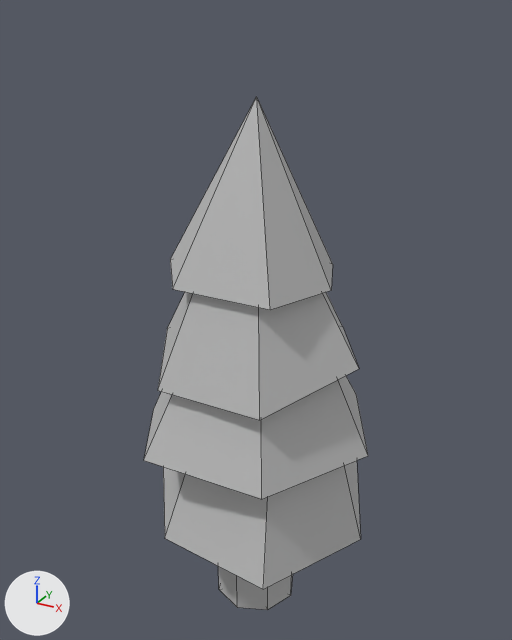
A saved change to the FBX model Assets/Environnement/Prop_Sapin_003.fbx.
The view is the same before and after, from a camera (50 mm lens) standing at (2.18, -3.97, 4.29) and looking at (-0.04, 0.07, 2.27). The axes (+X, +Y, +Z) are drawn at lower left. The lights are the same throughout. Mesh edges are drawn as thin lines.
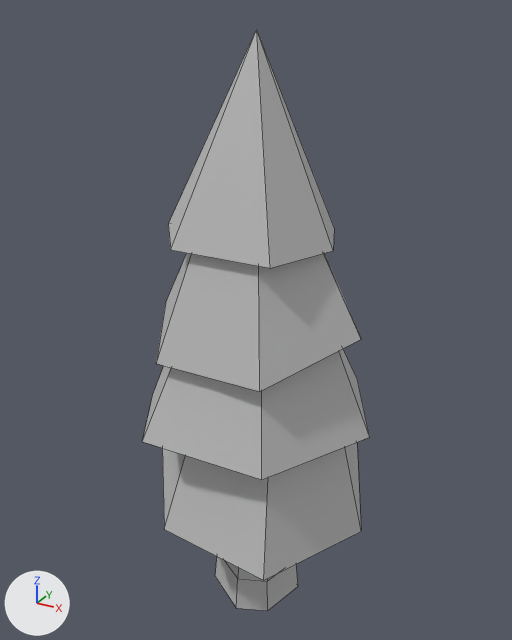
ob_tree03 is not drawn itself; it is the parent of ob_pcone3, ob_pcone4, ob_pcone2, ob_pcylinder9, ob_pcone1.

Changed parts and their boxes [x1, y1, x2, y2] in the pictures (512 x 640 px):
'pCone1', rescaled (12% taller)
    before: [170, 96, 333, 310]
    after: [168, 29, 334, 268]
'pCone2', rescaled (9% taller)
    before: [158, 292, 359, 420]
    after: [156, 253, 361, 392]
'pCone3', rescaled (6% taller)
    before: [144, 376, 368, 499]
    after: [142, 349, 370, 480]
'pCone4', rescaled (8% taller)
    before: [163, 461, 361, 589]
    after: [162, 442, 361, 580]
'pCylinder9', reshaped, rescaled
    before: [218, 566, 293, 610]
    after: [215, 557, 298, 611]

The edits, one by one:
me_mesh_004 is used by ob_pcylinder9; parent ob_tree03; location (3.602, 44.16, 5.763).
me_mesh_004 had 17 vertices, 16 faces and spanned x -31.4..31.4, y -44.2..44.2, z -31.4..31.4.
me_mesh_004 now has 24 vertices, 18 faces and spans x -32.3..32.3, y -44.2..44.2, z -32.3..32.3.
me_mesh_004 part 1: the whole mesh is rebuilt.
Object 'Tree03' (ob_tree03) is rescaled from (1.0, 1.0, 1.0) to (1.0, 1.1, 1.0).
